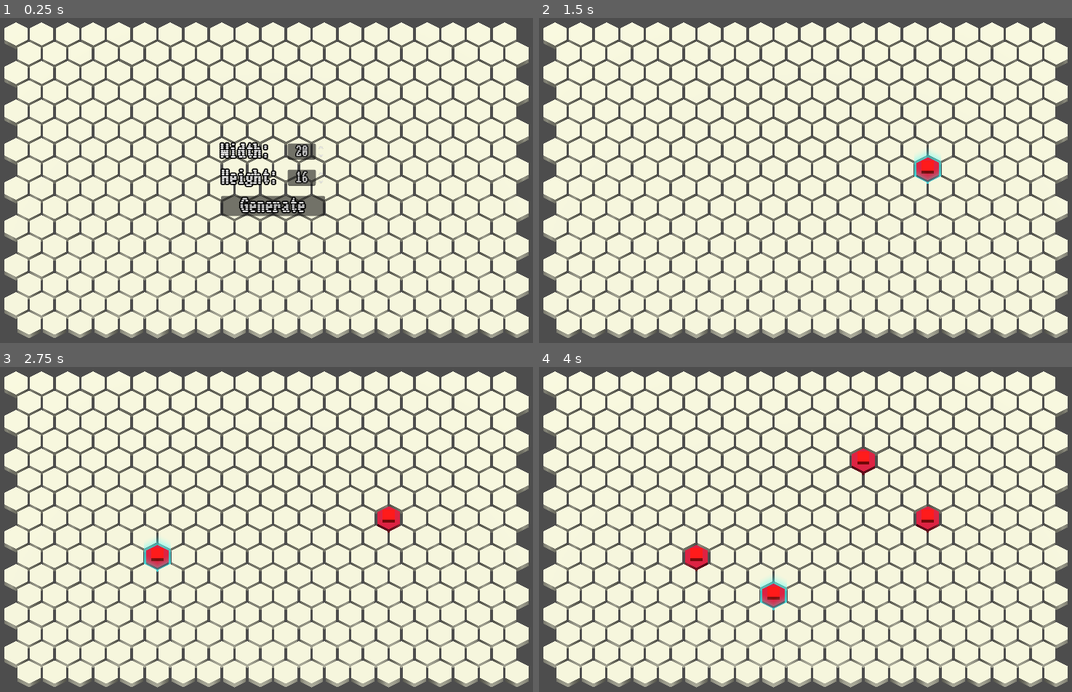
Above: before the commit, frames 1-4 (two rows, left to right).
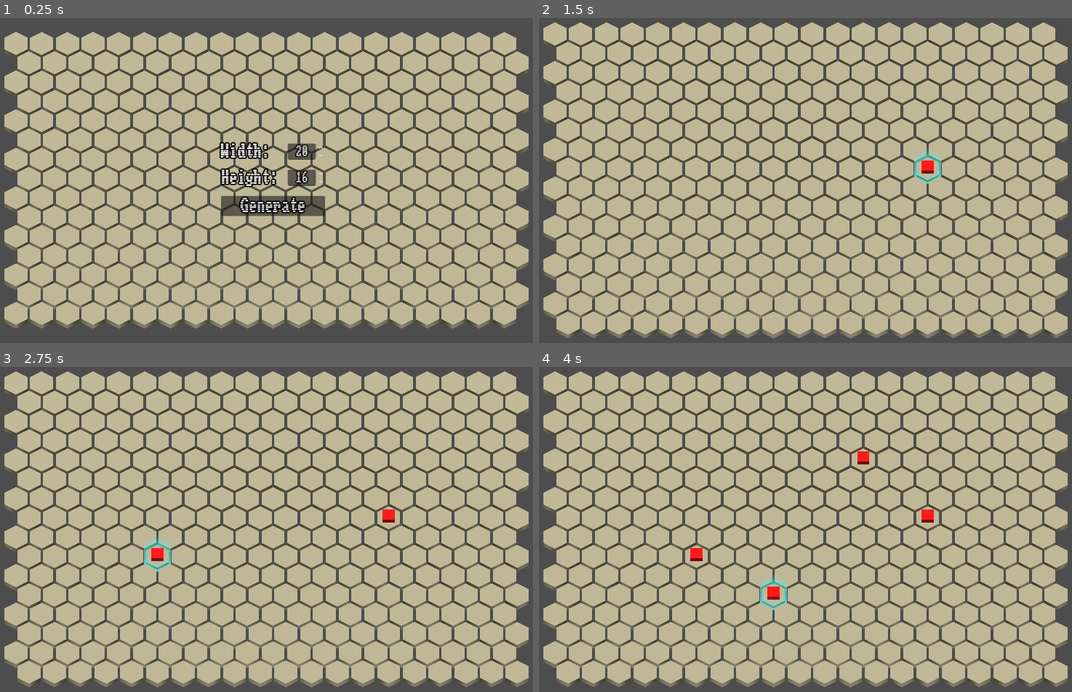
Above: after the commit, the same moments.

Repository: Dawiderter/HexaBattler
Game: Godot game, scene res://Main.tscn
Same seed, same stepped clock (60 frames per second), same inputs: the game is played once before the commit and once after it.
Inputs (mouse positions are in pixels of both pictures, inside the frame that each line leads up to):
- Up to frame 1 (0.25 s): no input
- Up to frame 2 (1.5 s): click "Generate" at 0.5 s; tap Enter (ui_accept) at 1.25 s; move the mouse to (938, 164) at 1.27 s; click (938, 164) at 1.42 s
- Up to frame 3 (2.75 s): tap Enter (ui_accept) at 1.52, 2, 2.27 s; move the mouse to (154, 545) at 2.02 s; click (154, 545) at 2.17 s
- Up to frame 4 (4 s): tap Enter (ui_accept) at 2.75, 3.5, 3.77 s; move the mouse to (869, 458) at 2.77 s; click (869, 458) at 2.92 s; move the mouse to (784, 594) at 3.52 s; click (784, 594) at 3.67 s

The runs differ from the first frame. In frame 1, 88% of the frame differs, in the area x 0-100%, y 1-99%; in frame 2, 86%; in frame 3, 86%; in frame 4, 86%.

Commit message:
Start refactor to split logic and display into GameSimulation and Game3D

Diff:
--- a/Main.tscn
+++ b/Main.tscn
@@ -1,17 +1,13 @@
-[gd_scene load_steps=5 format=3 uid="uid://jijp0njympkb"]
+[gd_scene load_steps=6 format=3 uid="uid://jijp0njympkb"]
 
 [ext_resource type="Script" uid="uid://4o5ny78vhydp" path="res://main.gd" id="1_fos0i"]
 [ext_resource type="PackedScene" uid="uid://c66y8unr1phky" path="res://scenes/hex_grid_3d.tscn" id="2_3dxm6"]
 [ext_resource type="PackedScene" uid="uid://cfpajlnlytw8q" path="res://scenes/timeline.tscn" id="4_trn2v"]
+[ext_resource type="Script" uid="uid://e40gomfuv3da" path="res://scripts/game_simulation.gd" id="5_3dxm6"]
 [ext_resource type="PackedScene" uid="uid://dfxercsqnc52r" path="res://scenes/game_creation_ui.tscn" id="5_03owx"]
 
 [node name="Node" type="Node"]
 script = ExtResource("1_fos0i")
-
-[node name="Grid" parent="." instance=ExtResource("2_3dxm6")]
-height = 16
-
-[node name="Timeline" parent="Grid" instance=ExtResource("4_trn2v")]
 
 [node name="DirectionalLight3D" type="DirectionalLight3D" parent="."]
 transform = Transform3D(1, 0, 0, 0, 0.0871558, 0.99619466, 0, -0.99619466, 0.0871558, 0, 9, 4.8)
@@ -23,4 +19,12 @@
 
 [node name="GridCreationUi" parent="." instance=ExtResource("5_03owx")]
 
+[node name="GameSimulation" type="Node" parent="."]
+script = ExtResource("5_3dxm6")
+
+[node name="Timeline" parent="GameSimulation" instance=ExtResource("4_trn2v")]
+
+[node name="HexGrid3D" parent="." node_paths=PackedStringArray("game_simulation") instance=ExtResource("2_3dxm6")]
+game_simulation = NodePath("../GameSimulation")
+
 [connection signal="create_grid" from="GridCreationUi" to="." method="_on_grid_creation_ui_create_grid"]
--- a/main.gd
+++ b/main.gd
@@ -1,12 +1,10 @@
 extends Node
-@onready var hex_grid = $Grid
-@onready var timeline = $Grid/Timeline
+@onready var hex_grid = $HexGrid3D
 
 # Called when the node enters the scene tree for the first time.
 func _ready() -> void:
     hex_grid.generate_mesh()
     pass # Replace with function body.
-
 
 # Called every frame. 'delta' is the elapsed time since the previous frame.
 func _process(_delta: float) -> void:
--- a/scenes/faction.tscn
+++ /dev/null
@@ -1,6 +0,0 @@
-[gd_scene load_steps=2 format=3 uid="uid://do2jdxnae5y52"]
-
-[ext_resource type="Script" uid="uid://cabpf503ysq6b" path="res://scripts/faction.gd" id="1_uncg6"]
-
-[node name="Faction" type="Node3D"]
-script = ExtResource("1_uncg6")
--- a/scenes/hex.tscn
+++ b/scenes/hex.tscn
@@ -1,6 +1,7 @@
 [gd_scene load_steps=8 format=3 uid="uid://ctaad1aysutq5"]
 
-[ext_resource type="Script" uid="uid://s7n245gv54yq" path="res://scripts/hex.gd" id="1_b6u1t"]
+[ext_resource type="Script" uid="uid://s7n245gv54yq" path="res://scripts/hex_3d.gd" id="1_b6u1t"]
+
 
 [sub_resource type="StandardMaterial3D" id="StandardMaterial3D_b6u1t"]
 resource_local_to_scene = true
--- a/scenes/hex_grid_3d.tscn
+++ b/scenes/hex_grid_3d.tscn
@@ -1,7 +1,6 @@
-[gd_scene load_steps=3 format=3 uid="uid://c66y8unr1phky"]
+[gd_scene load_steps=2 format=3 uid="uid://c66y8unr1phky"]
 
 [ext_resource type="Script" uid="uid://dnspibv48w65q" path="res://scripts/hex_grid_3d.gd" id="1_0f368"]
-[ext_resource type="PackedScene" uid="uid://do2jdxnae5y52" path="res://scenes/faction.tscn" id="2_d63xo"]
 
 [node name="HexGrid3D" type="Node3D"]
 script = ExtResource("1_0f368")
@@ -11,9 +10,3 @@
 [node name="HexesContainer" type="Node3D" parent="."]
 
 [node name="MinionContainer" type="Node3D" parent="."]
-
-[node name="Faction A" parent="MinionContainer" instance=ExtResource("2_d63xo")]
-color = Color(1, 0, 0, 1)
-
-[node name="Faction B" parent="MinionContainer" instance=ExtResource("2_d63xo")]
-color = Color(0, 0, 1, 1)
--- a/scenes/minion.tscn
+++ b/scenes/minion_3d.tscn
@@ -1,6 +1,6 @@
 [gd_scene load_steps=4 format=3 uid="uid://d1rec0qck7uf7"]
 
-[ext_resource type="Script" uid="uid://c8nd1hqi5rw65" path="res://scripts/minion.gd" id="1_7n1am"]
+[ext_resource type="Script" uid="uid://bf8vbfpbrguqw" path="res://scripts/minion_3d.gd" id="1_j7y4m"]
 
 [sub_resource type="StandardMaterial3D" id="StandardMaterial3D_7n1am"]
 resource_local_to_scene = true
@@ -11,8 +11,8 @@
 material = SubResource("StandardMaterial3D_7n1am")
 size = Vector3(0.4, 0.2, 0.4)
 
-[node name="Minion" type="Node3D"]
-script = ExtResource("1_7n1am")
+[node name="Minion3D" type="Node3D"]
+script = ExtResource("1_j7y4m")
 
 [node name="MeshInstance3D" type="MeshInstance3D" parent="."]
 mesh = SubResource("BoxMesh_y8etf")
--- /dev/null
+++ b/scripts/game_simulation.gd
@@ -0,0 +1,43 @@
+class_name GameSimulation extends Node
+
+var width:  int
+var height: int
+
+var hexes:    Array[HexState]
+var factions: Array[Faction]
+
+func get_hex_offcord(offcord: Vector2i) -> HexState:
+    var i = offcord.x + offcord.y * width
+    return hexes[i]
+
+func get_hex_axcord(axcord: Vector2i) -> HexState:
+    var offcord = GridUtils.axcord_to_offcord(axcord)
+    var i = offcord.x + offcord.y * width
+    return hexes[i]
+
+func _ready():
+    pass
+
+func reset(w: int, h: int) -> void:
+    self.width  = w
+    self.height = h
+    self.hexes.resize(w * h)
+    for i in range(self.hexes.size()):
+        self.hexes[i] = HexState.new()
+
+# For now:
+#   true  -> success (if succesfully spawned the minion)
+#   false -> failure (if the hex was occupied or locked)
+func spawn_minion(offcord: Vector2, faction: Faction) -> bool:
+    assert(0 <= offcord.x and offcord.x < width)
+    assert(0 <= offcord.y and offcord.y < height)
+    # assert(faction in factions)
+
+    var hex = get_hex_offcord(offcord)
+    if !hex.is_free():
+        return false
+
+    var minion = MinionState.new()
+    minion.faction = faction
+    hex.occupy_for(minion)
+    return true
--- a/scripts/hex.gd
+++ b/scripts/hex_3d.gd
@@ -1,8 +1,8 @@
 @tool
 
-class_name Hex extends Node3D
+class_name Hex3D extends Node3D
 
-signal input_event(event: InputEvent, hex: Hex)
+signal input_event(event: InputEvent, hex: Hex3D)
 
 @onready var mesh = $Solid
 @onready var hover_mesh = $Hover
@@ -37,46 +37,18 @@
         axcords = value
         update_cord_display()
 
-enum LockState { FREE, LOCKED, OCCUPIED }
-var lock_by_minion: Minion = null;
-var lock_state := LockState.FREE:
-    set(value):
-        lock_state = value
-        update_lock_state()
-
-func is_free():
-    return lock_state == LockState.FREE
-
-func lock_for(minion: Minion) -> void:
-    lock_state = LockState.LOCKED
-    lock_by_minion = minion
-
-func occupy_for(minion: Minion) -> void:
-    assert(
-        (lock_by_minion == null and lock_state == LockState.FREE)
-        or (lock_by_minion == minion and lock_state == LockState.LOCKED)
-    )
-    lock_state = LockState.OCCUPIED
-    lock_by_minion = minion
-
-# Free the cell (Unit left or died)
-func free_cell() -> void:
-    lock_state = LockState.FREE
-    lock_by_minion = null
-
 func _ready() -> void:
     update_cord_display()
     update_mesh()
-    update_lock_state()
     hover_mesh.visible = false
 
-func update_lock_state():
+func update_lock_state(lock_state: HexState.LockState):
     match lock_state:
-        LockState.FREE:
+        HexState.LockState.FREE:
             mesh.mesh.material.albedo_color = Color.BEIGE
-        LockState.LOCKED:
+        HexState.LockState.LOCKED:
             mesh.mesh.material.albedo_color = Color.YELLOW
-        LockState.OCCUPIED:
+        HexState.LockState.OCCUPIED:
             mesh.mesh.material.albedo_color = Color.CRIMSON
         _:
             push_error("Wrong lock_state: ", lock_state)
--- a/scripts/hex_grid_3d.gd
+++ b/scripts/hex_grid_3d.gd
@@ -1,6 +1,7 @@
 @tool
 extends Node3D
 
+@export var game_simulation: GameSimulation
 @export_range(1, 500) var width:  int = 10
 @export_range(1, 500) var height: int = 10
 @export_range(0.0, 1000.0) var hex_radius: float = 0.5
@@ -14,24 +15,26 @@
 
 @onready var hexes_container: Node3D = $HexesContainer
 @onready var minion_container: Node3D = $MinionContainer
-@onready var faction_a: Faction = $"MinionContainer/Faction A"
-@onready var faction_b: Faction = $"MinionContainer/Faction B"
 
-var hexes : Array[Hex] = []
+var faction_a = Faction.new()
+var faction_b = Faction.new()
+
+var hexes : Array[Hex3D] = []
 var hex_scene = preload("res://scenes/hex.tscn")
 
-var minion_scene = preload("res://scenes/minion.tscn")
+var minion_scene = preload("res://scenes/minion_3d.tscn")
 
-func get_hex_offcord(offcord: Vector2i) -> Hex:
+func get_hex_offcord(offcord: Vector2i) -> Hex3D:
     var i = offcord.x + offcord.y * width
     return hexes[i]
 
-func get_hex_axcord(axcord: Vector2i) -> Hex:
+func get_hex_axcord(axcord: Vector2i) -> Hex3D:
     var offcord = GridUtils.axcord_to_offcord(axcord)
     var i = offcord.x + offcord.y * width
     return hexes[i]
 
 func clear_mesh():
+    game_simulation.reset(0, 0)
     hexes.clear()
     for hex in hexes_container.get_children():
         hex.queue_free()
@@ -40,13 +43,15 @@
 func generate_mesh():
     clear_mesh()
 
+    game_simulation.reset(width, height)
+
     hexes.resize(height * width)
 
     for z in range(height):
         for x in range(width):
             var cords = Vector2i(x, z)
 
-            var hex = hex_scene.instantiate() as Hex
+            var hex = hex_scene.instantiate() as Hex3D
             hexes_container.add_child(hex)
             hexes[x + z * width] = hex
 
@@ -66,32 +71,23 @@
     hexes_container.position.x = -(width * hex_radius * sqrt(3.0)/2.0)
     hexes_container.position.z = -(height * hex_radius * 3.0/4.0)
 
-func spawn_minion(hex: Hex, faction: Faction):
-        if !hex.is_free():
-            push_warning("Can't spawn minion on nonfree tile")
-            return
+func spawn_minion(hex: Hex3D, faction: Faction):
+    var offcord = hex.offcords
+    if !game_simulation.spawn_minion(offcord, faction):
+        push_warning("Can't spawn minion on nonfree tile")
+        return
 
-        var minion : Minion = minion_scene.instantiate()
+    var minion : Minion3D = minion_scene.instantiate()
 
-        faction.add_child(minion)
-        minion.set_color(faction.color)
+    minion_container.add_child(minion)
+    minion.set_color(faction.color)
 
-        hex.occupy_for(minion)
+    minion.position = hex.global_position
+    minion.position.y += hex.height
 
-        minion.position = hex.global_position
-        minion.position.y += hex.height
-
-func _on_hex_input_event(event: InputEvent, hex: Hex):
+func _on_hex_input_event(event: InputEvent, hex: Hex3D):
     if event is InputEventMouseButton &&  event.is_pressed():
         if event.button_index == MOUSE_BUTTON_LEFT:
             spawn_minion(hex, faction_a)
         if event.button_index == MOUSE_BUTTON_RIGHT:
             spawn_minion(hex, faction_b)
-
-# Called when the node enters the scene tree for the first time.
-func _ready() -> void:
-    pass # Replace with function body.
-
-# Called every frame. 'delta' is the elapsed time since the previous frame.
-func _process(_delta: float) -> void:
-    pass
--- /dev/null
+++ b/scripts/hex_state.gd
@@ -0,0 +1,30 @@
+class_name HexState extends RefCounted
+
+signal hex_state_changed(new_state: LockState)
+
+enum LockState { FREE, LOCKED, OCCUPIED }
+var lock_by_minion: MinionState = null;
+var lock_state := LockState.FREE:
+    set(value):
+        lock_state = value
+        hex_state_changed.emit(lock_state)
+
+func is_free():
+    return lock_state == LockState.FREE
+
+func lock_for(minion: MinionState) -> void:
+    lock_state = LockState.LOCKED
+    lock_by_minion = minion
+
+func occupy_for(minion: MinionState) -> void:
+    assert(
+        (lock_by_minion == null and lock_state == LockState.FREE)
+        or (lock_by_minion == minion and lock_state == LockState.LOCKED)
+    )
+    lock_state = LockState.OCCUPIED
+    lock_by_minion = minion
+
+# Free the cell (Unit left or died)
+func free_cell() -> void:
+    lock_state = LockState.FREE
+    lock_by_minion = null
--- a/scripts/minion.gd
+++ b/scripts/minion.gd
@@ -1,13 +1,13 @@
-class_name Minion extends Node3D
+class_name MinionState extends RefCounted
 
-@export var max_health: float
-@onready var health: float = max_health
+var max_health: float
+var health: float = max_health
 
-@export var stat_attack_power: float
-@export var stat_speed: float
-@export var stat_range: int
+var stat_attack_power: float
+var stat_speed: float
+var stat_range: int
 
-@onready var mesh = $MeshInstance3D
+var faction: Faction
 
 # Akcja
 # - Jeżeli nie masz targetu, target = find_target:
@@ -17,14 +17,10 @@
 #   - move_towards
 
 func _ready() -> void:
-    var parent = get_parent()
-    assert(parent != null and parent is Faction)
+    health = max_health
 
 func take_damage(amount: float):
     assert(amount > 0.0)
     health -= amount
     if health <= 0:
         pass
-
-func set_color(color: Color):
-    mesh.mesh.material.albedo_color = color
--- /dev/null
+++ b/scripts/minion_3d.gd
@@ -0,0 +1,6 @@
+class_name Minion3D extends Node3D
+
+@onready var mesh: MeshInstance3D = $"MeshInstance3D"
+
+func set_color(color: Color):
+    mesh.mesh.material.albedo = color
Not shown, added: scripts/game_simulation.gd.uid
Renamed: scripts/hex.gd.uid -> scripts/hex_3d.gd.uid
Not shown, added: scripts/hex_state.gd.uid
Not shown, added: scripts/minion_3d.gd.uid
